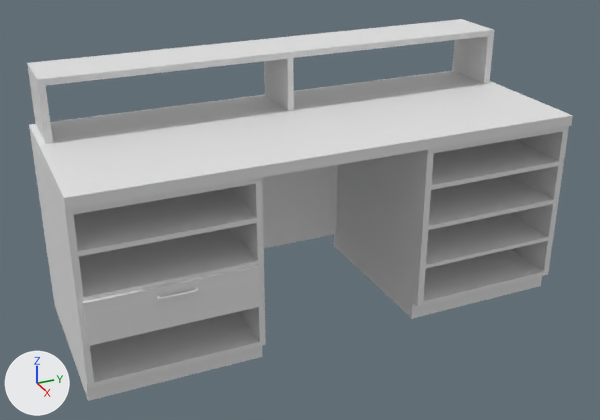
A saved change to the glTF model assets/workstation_1.glb.
Camera for both pictures: a 50 mm camera at (3.04, -2.46, 1.85) aimed at (0.23, -1.19, 0.44). Lighting does not change. The marker at lower left points along +X, +Y and +Z. Where no turn or scale is listed for an object, it has been applied to the vertices.
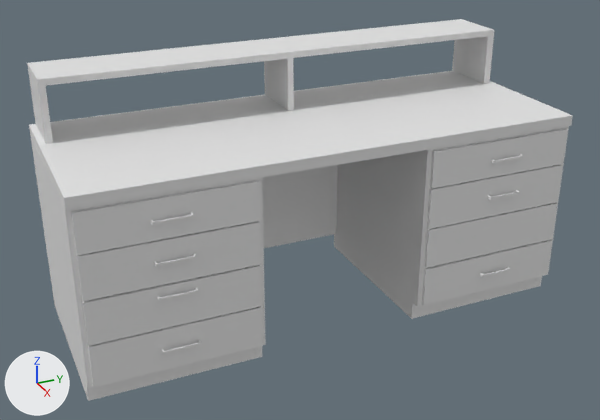
What differs and where, as boxes (x1, y1, x2, y2) in the pictures (600 x 420 px):
'WS_StationaryDrawers', added
    after: (71, 129, 568, 387)
'WS_StationaryHandles', added
    after: (151, 154, 524, 354)
'Cube', unchanged, covered by the edit
    both: (31, 126, 569, 401)

The change, as a list of edits to the scene's bpy script:
```text
Add me_cube_018:
    me_cube_018.from_pydata(...)  # 192 vertices, 360 faces; spans x 0.774..0.797, y -0.734..0.76, z 0.032..0.548
Add me_cube_017:
    me_cube_017.from_pydata(...)  # 84 vertices, 140 faces; spans x 0.76..0.78, y -0.98..0.99, z 0.09..0.75
Add ob_ws_stationaryhandles:
    ob_ws_stationaryhandles = bpy.data.objects.new('WS_StationaryHandles', me_cube_018)
    ob_ws_stationaryhandles.location = (-0.196, -1.155, 0.133)
Add ob_ws_stationarydrawers:
    ob_ws_stationarydrawers = bpy.data.objects.new('WS_StationaryDrawers', me_cube_017)
    ob_ws_stationarydrawers.location = (-0.196, -1.155, 0.0)
```
